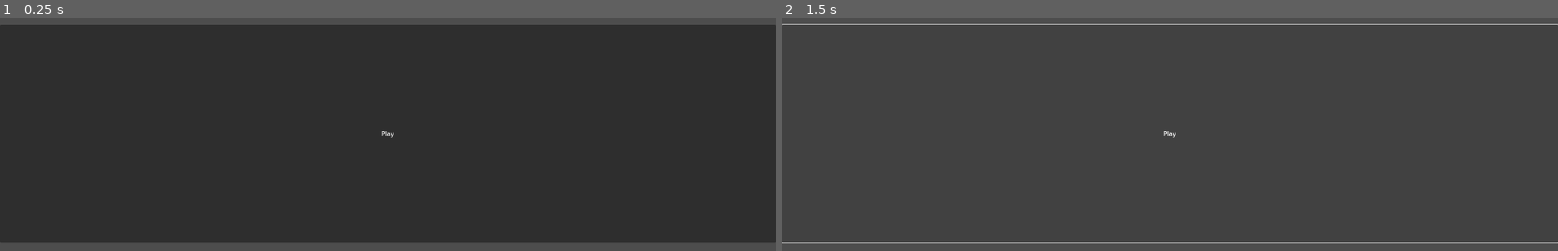
Above: before the commit, frames 1-2 (left to right).
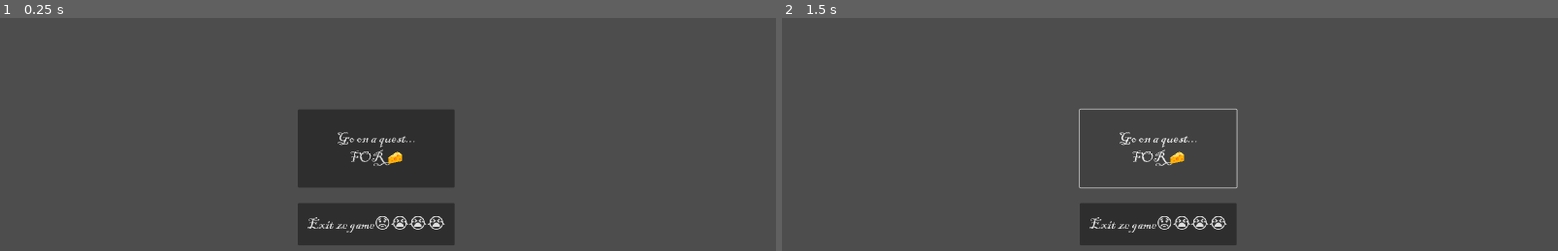
Above: after the commit, the same moments.

Repository: Dome-create/cheesequest
Game: Godot game, scene res://Scenes/Main_Menu.tscn
The game is run twice, just before and just after one commit, with the same random seed, the same clock (stepped at 60 frames per second) and the same inputs.
Inputs (mouse positions are in pixels of both pictures, inside the frame that each line leads up to):
- Up to frame 1 (0.25 s): no input
- Up to frame 2 (1.5 s): click (1170, 134) at 0.5 s, where only the run before the commit has a clickable "Play"; click (1170, 134) at 1.25 s, where only the run before the commit has a clickable "Play"

The runs differ from the first frame. In frame 1, 84% of the frame differs, in the area x 0-100%, y 2-98%; in frame 2, 2.2%.

Commit message:
Menu added

Diff:
--- a/Scenes/Main_Menu.tscn
+++ b/Scenes/Main_Menu.tscn
@@ -1,21 +1,40 @@
-[gd_scene format=3 uid="uid://dxdyebbun37h"]
+[gd_scene load_steps=4 format=3 uid="uid://dxdyebbun37h"]
+
+[ext_resource type="FontFile" uid="uid://drkfacc35ui2y" path="res://Fonts/beautiful.TTF" id="1_c4tk2"]
+[ext_resource type="Script" uid="uid://dby6a8dajhkkm" path="res://Scripts/play_btn.gd" id="2_rmbjf"]
+[ext_resource type="Script" uid="uid://u3xkmq8rohrb" path="res://Scripts/exit_btn.gd" id="3_b7rmo"]
 
 [node name="MainMenu" type="Control"]
 layout_mode = 3
 anchors_preset = 15
 anchor_right = 1.0
 anchor_bottom = 1.0
-offset_left = -11.0
-offset_top = 1.0
-offset_right = -11.0
-offset_bottom = 1.0
+offset_right = -60.0
 grow_horizontal = 2
 grow_vertical = 2
 
-[node name="Button" type="Button" parent="."]
+[node name="Exit_btn" type="Button" parent="."]
 layout_mode = 0
-offset_left = 11.0
-offset_top = 222.0
-offset_right = 1991.0
-offset_bottom = 780.0
-text = "Play"
+offset_left = 760.0
+offset_top = 680.0
+offset_right = 1160.0
+offset_bottom = 788.0
+theme_override_fonts/font = ExtResource("1_c4tk2")
+theme_override_font_sizes/font_size = 40
+text = "Exit ze game😟😭😭😭"
+script = ExtResource("2_rmbjf")
+
+[node name="Play_btn" type="Button" parent="."]
+layout_mode = 0
+offset_left = 760.0
+offset_top = 440.0
+offset_right = 1160.0
+offset_bottom = 640.0
+theme_override_fonts/font = ExtResource("1_c4tk2")
+theme_override_font_sizes/font_size = 40
+text = "Go on a quest...
+FOR 🧀"
+script = ExtResource("3_b7rmo")
+
+[connection signal="pressed" from="Exit_btn" to="Exit_btn" method="_on_pressed"]
+[connection signal="pressed" from="Play_btn" to="Play_btn" method="_on_pressed"]
--- /dev/null
+++ b/Scripts/exit_btn.gd
@@ -0,0 +1 @@
+extends Button
--- /dev/null
+++ b/Scripts/play_btn.gd
@@ -0,0 +1,4 @@
+extends Button
+
+func _on_pressed() -> void:
+	get_tree().quit()
Binary file added: Fonts/beautiful.TTF
Not shown, added: Fonts/beautiful.TTF.import
Renamed: Scenes/level.tscn -> Scenes/Levels/level1.tscn
Not shown, added: Scripts/exit_btn.gd.uid
Not shown, added: Scripts/play_btn.gd.uid
